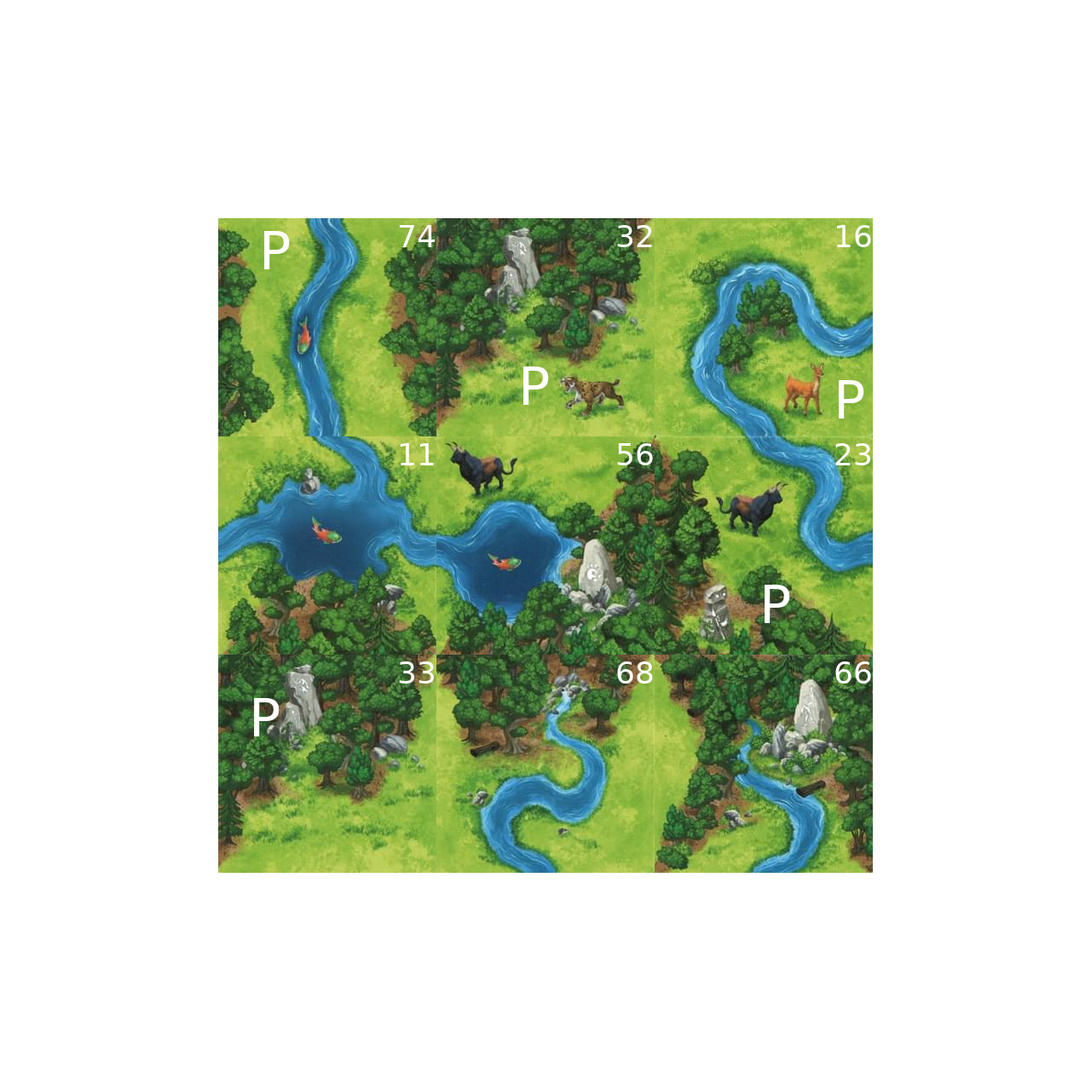
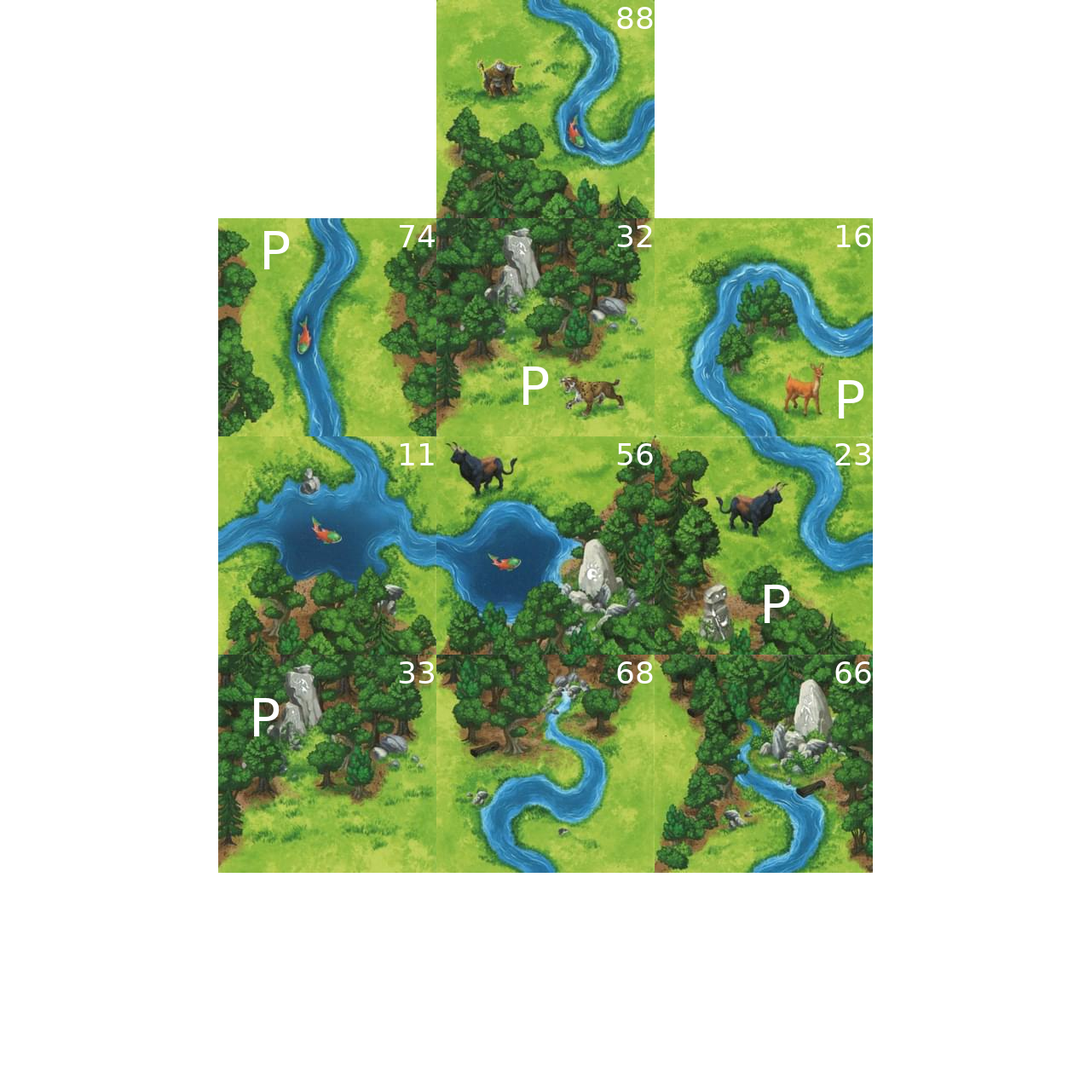
Two versions of the same layered image (1091x1091). Layer-by-layer changes:
added layer "88" above "88.jpg" over [617,6,654,29]
added layer "88.jpg" above "66" over [436,0,655,219]
